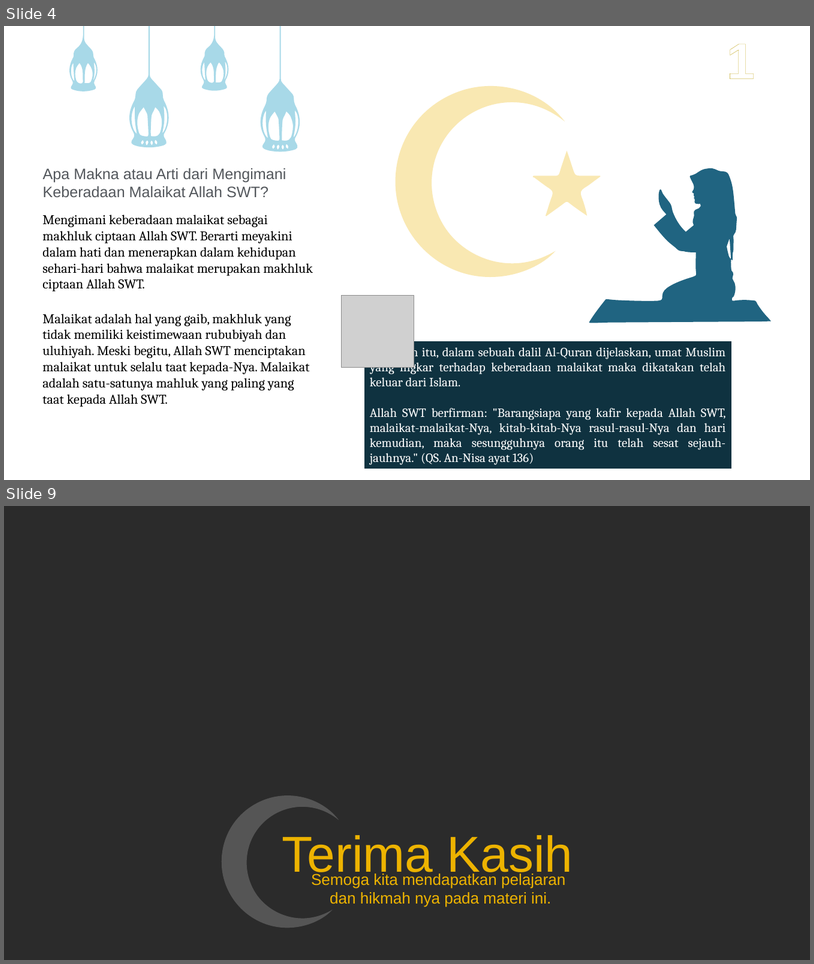
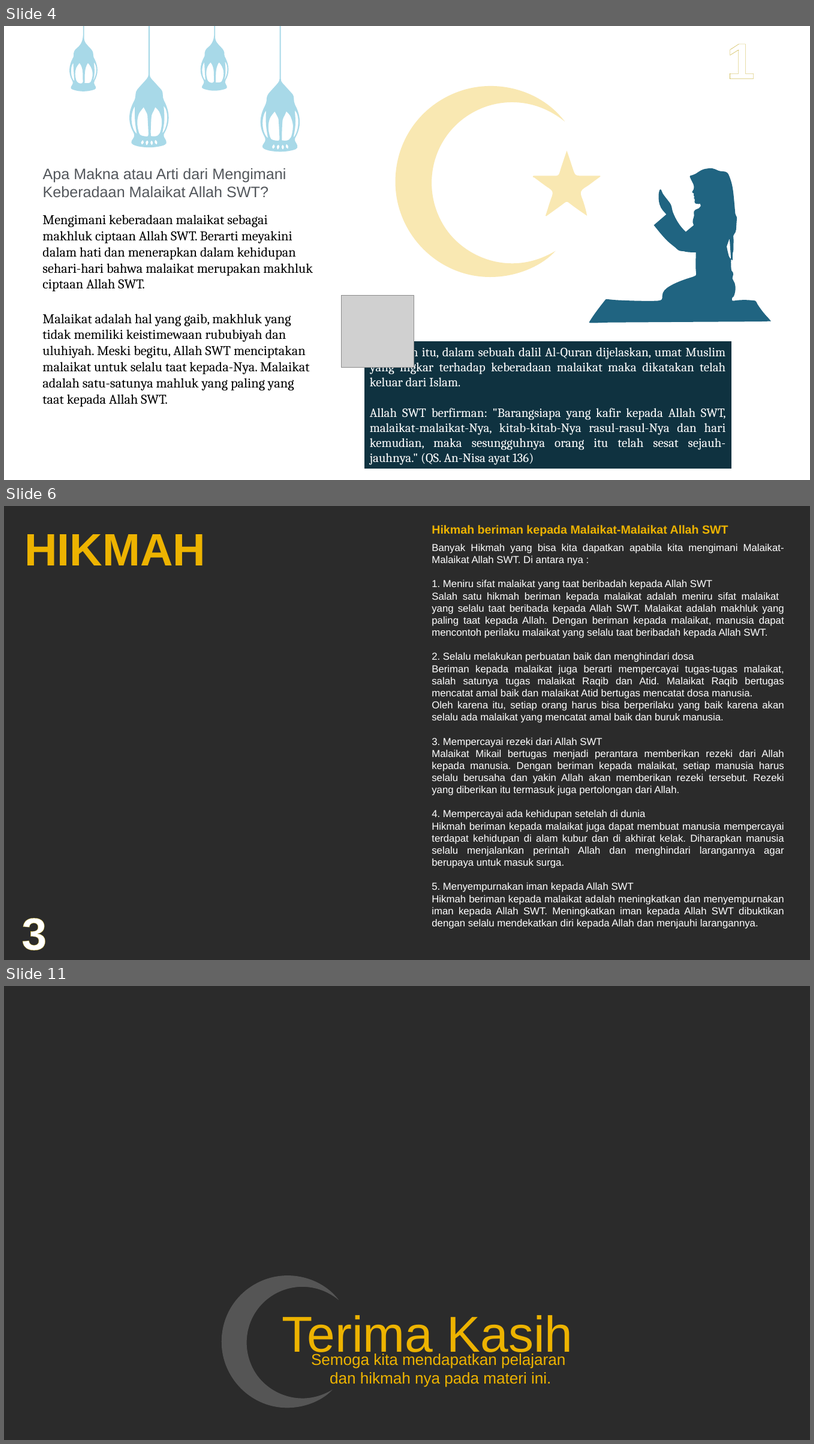
Before and after one commit to adnanerlansyah403/Tugas-Pendidikan-Agama, a slide deck: Presentasi Pendidikan Agama.pptx. Shown one above the other, each under a label of ours: slides 4 and 9 before the commit, slides 4, 6 and 11 after it; the slides between them are not shown. The pictures are 814x964 and 814x1444 pixels, drawn with LibreOffice and Linux fonts; fonts in the diff are those of the drawing; grey boxes stand for pictures; background and template pictures are left out; a plain dark background stands for a picture behind light text. Boxes give left, top, right and bottom in pixels: in the first picture for what was removed or moved away, otherwise in the second. Text is boxed around its words. In the diff, an @@ line names an element or a change of style, - is before the commit and + after.

Commit message:
update tugas

```diff
--- a/Presentasi Pendidikan Agama.pptx
+++ b/Presentasi Pendidikan Agama.pptx
@@ slide 6 added at (4, 506, 810, 960), background picture (left out) @@
@@ text added at (24, 534, 206, 565), 54 pt, text #EDB300, bold @@
+HIKMAH
@@ text added at (432, 525, 729, 536), 14 pt, text #EDB300, bold @@
+Hikmah beriman kepada Malaikat-Malaikat Allah SWT
@@ text added at (432, 544, 785, 928), 12 pt, text #FFFFFF @@
+Banyak Hikmah yang bisa kita dapatkan apabila kita mengimani Malaikat-Malaikat Allah SWT. Di antara nya :
+1. Meniru sifat malaikat yang taat beribadah kepada Allah SWT
+Salah satu hikmah beriman kepada malaikat adalah meniru sifat malaikat yang selalu taat beribada kepada Allah SWT. Malaikat adalah makhluk yang paling taat kepada Allah. Dengan beriman kepada malaikat, manusia dapat mencontoh perilaku malaikat yang selalu taat beribadah kepada Allah SWT.
+2. Selalu melakukan perbuatan baik dan menghindari dosa
+Beriman kepada malaikat juga berarti mempercayai tugas-tugas malaikat, salah satunya tugas malaikat Raqib dan Atid. Malaikat Raqib bertugas mencatat amal baik dan malaikat Atid bertugas mencatat dosa manusia.
+Oleh karena itu, setiap orang harus bisa berperilaku yang baik karena akan selalu ada malaikat yang mencatat amal baik dan buruk manusia.
+3. Mempercayai rezeki dari Allah SWT
+Malaikat Mikail bertugas menjadi perantara memberikan rezeki dari Allah kepada manusia. Dengan beriman kepada malaikat, setiap manusia harus selalu berusaha dan yakin Allah akan memberikan rezeki tersebut. Rezeki yang diberikan itu termasuk juga pertolongan dari Allah.
+4. Mempercayai ada kehidupan setelah di dunia
+Hikmah beriman kepada malaikat juga dapat membuat manusia mempercayai terdapat kehidupan di alam kubur dan di akhirat kelak. Diharapkan manusia selalu menjalankan perintah Allah dan menghindari larangannya agar berupaya untuk masuk surga.
+5. Menyempurnakan iman kepada Allah SWT
+Hikmah beriman kepada malaikat adalah meningkatkan dan menyempurnakan iman kepada Allah SWT. Meningkatkan iman kepada Allah SWT dibuktikan dengan selalu mendekatkan diri kepada Allah dan menjauhi larangannya.
@@ text added at (21, 918, 47, 950), 54 pt, text #FFFFFF, bold @@
+3
@@ what was slide 9 is now slide 11 @@
```
Also in this commit, not shown: 5 slides changed, 1 other slide added, 1 other file.
